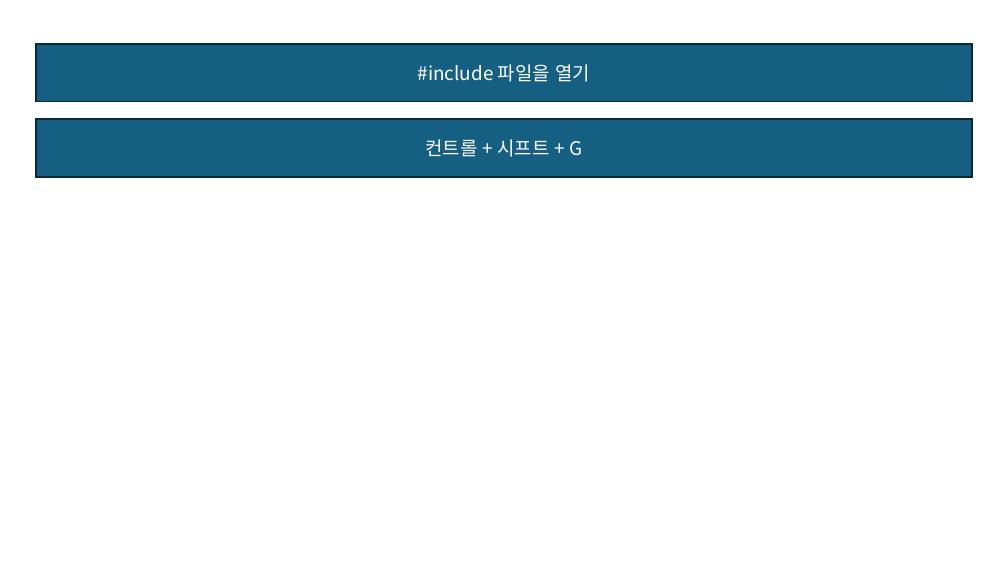
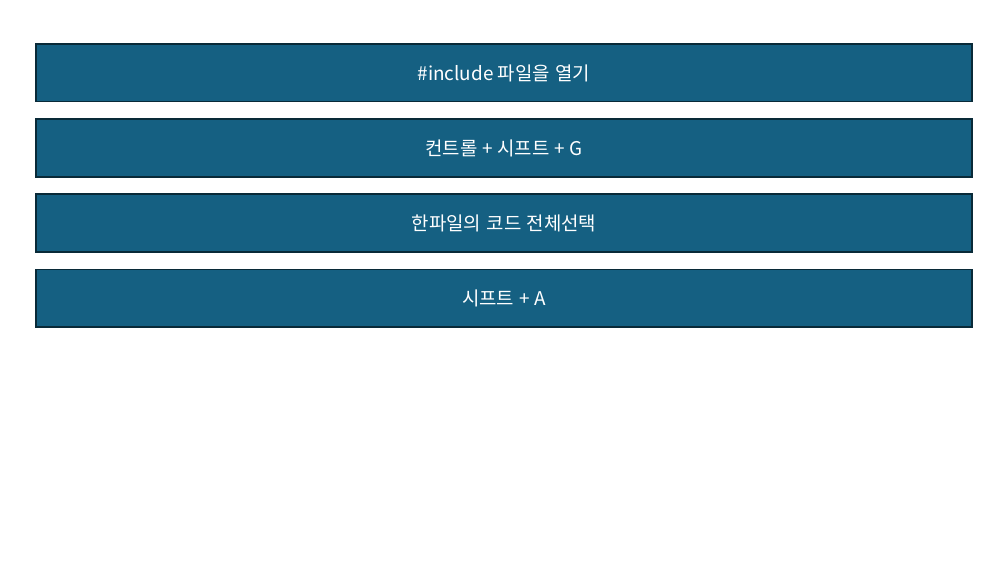
Before and after one commit to JaeSuGang/AssortRockAssignment, a slide deck: slide 4 of DOC/공통문서/비주얼스튜디오 단축키.pptx. Drawn at 1008x567 pixels with LibreOffice and Linux fonts; fonts in the diff are those of the drawing. Boxes give left, top, right and bottom in pixels: in the first picture for what was removed or moved away, otherwise in the second. Text is boxed around its words. In the diff, an @@ line names an element or a change of style, - is before the commit and + after.

```diff
--- a/DOC/공통문서/비주얼스튜디오 단축키.pptx
+++ b/DOC/공통문서/비주얼스튜디오 단축키.pptx
@@ rectangle added at (36,194,972,253), fill #156082, outline #092A39 1.5 pt, 18 pt, text #FFFFFF @@
+한파일의 코드 전체선택
@@ rectangle added at (36,269,972,327), fill #156082, outline #092A39 1.5 pt, 18 pt, text #FFFFFF @@
+시프트 + A
```
Also in this commit, not shown: 2 other files.
